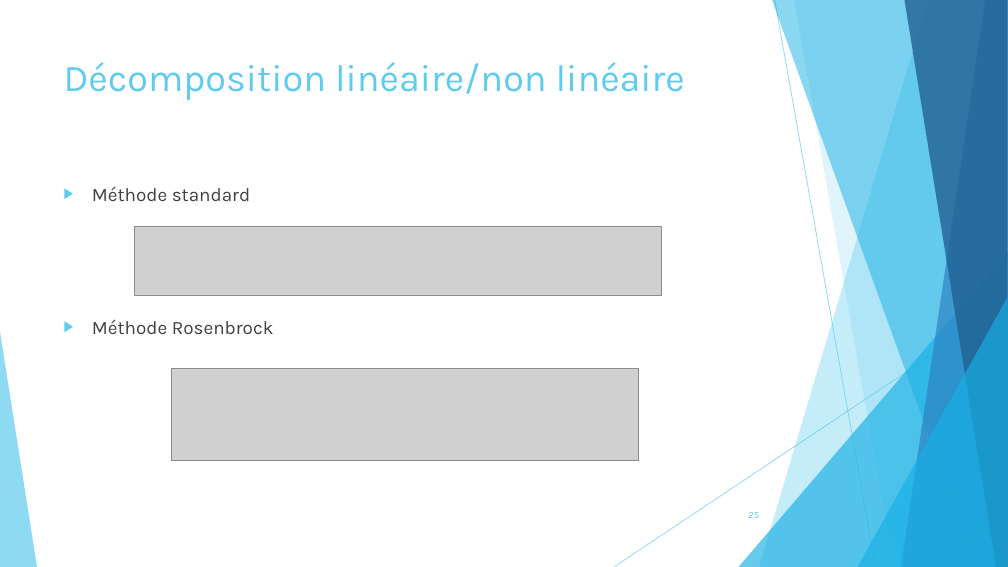
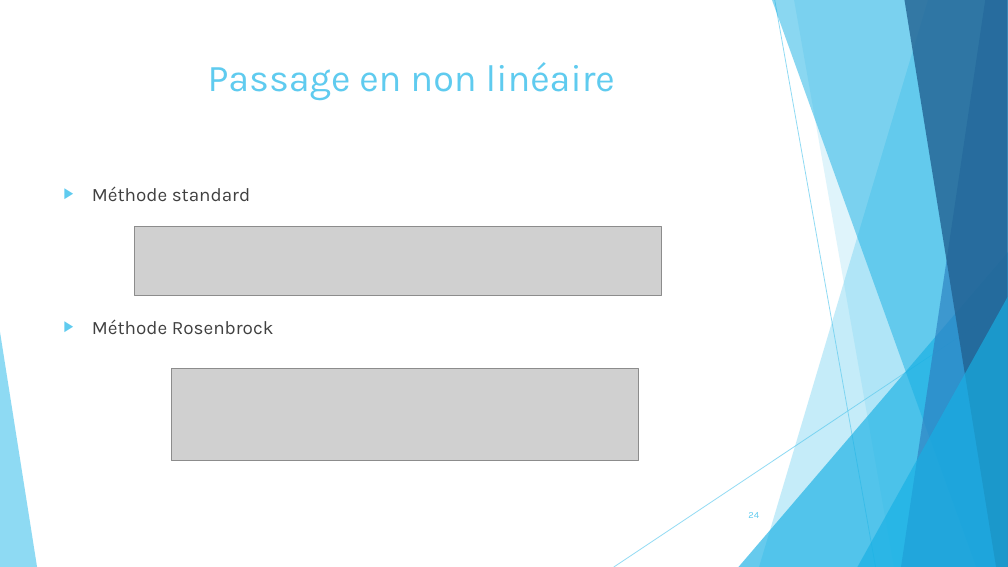
Before and after one commit to pierreXVI/PIE, a slide deck: slide 24 of oral_presentation/Oral_presentation_12_02_2019.pptx (slide 25 before the commit). Drawn at 1008x567 pixels with LibreOffice and Linux fonts; fonts in the diff are those of the drawing; grey boxes stand for pictures. Boxes give left, top, right and bottom in pixels: in the first picture for what was removed or moved away, otherwise in the second. Text is boxed around its words. In the diff, an @@ line names an element or a change of style, - is before the commit and + after.

```diff
--- a/oral_presentation/Oral_presentation_12_02_2019.pptx
+++ b/oral_presentation/Oral_presentation_12_02_2019.pptx
@@ title at bbox=[208, 62, 615, 101]: text changed @@
-Décomposition linéaire/non linéaire
+Passage en non linéaire
@@ page number at bbox=[748, 512, 759, 518]: text changed @@
-25
+24
```
Also in this commit, not shown: 12 other slides changed, 7 slides added, 3 slides removed, 1 other file.
